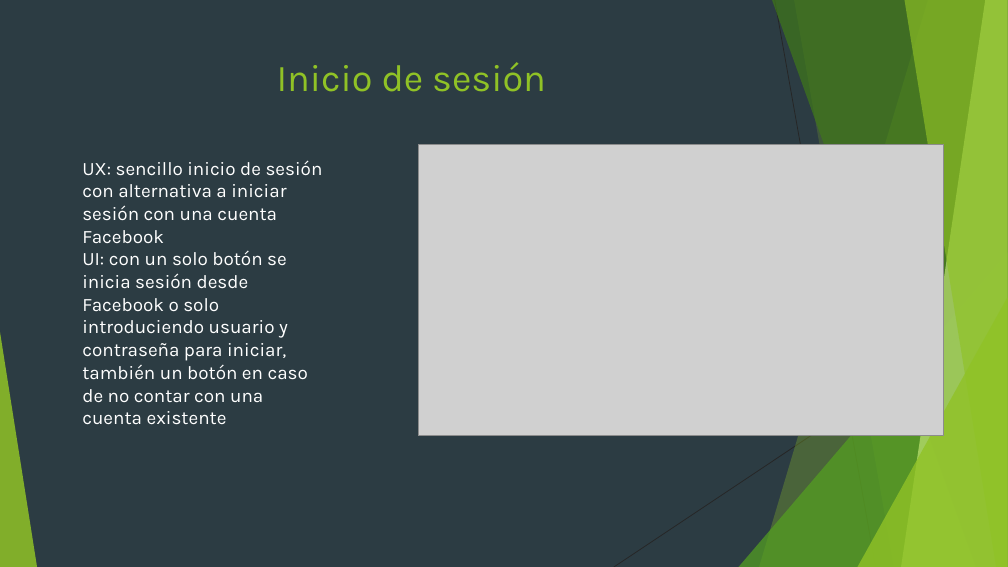
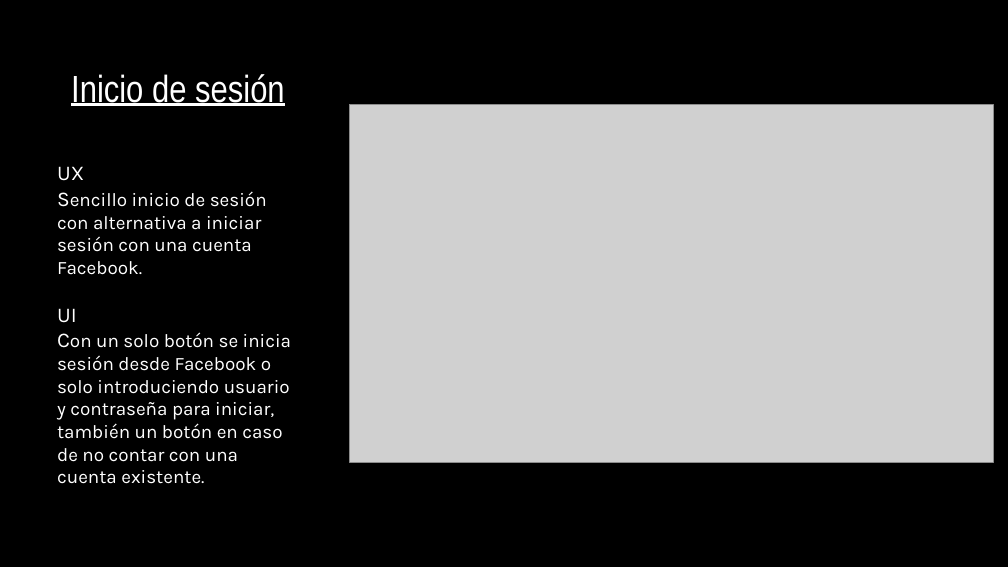
Before and after one commit to kiikedls/losjuanes, a slide deck: slide 5 of tarea/Spotify.pptx. Drawn at 1008x567 pixels with LibreOffice and Linux fonts; fonts in the diff are those of the drawing; grey boxes stand for pictures; background and template pictures are left out. Boxes give left, top, right and bottom in pixels: in the first picture for what was removed or moved away, otherwise in the second. Text is boxed around its words. In the diff, an @@ line names an element or a change of style, - is before the commit and + after.

```diff
--- a/tarea/Spotify.pptx
+++ b/tarea/Spotify.pptx
@@ background #2C3C43 to picture (left out) @@
@@ title "Inicio de sesión": place and size @@
-title "Inicio de sesión" at (277, 62, 546, 92)
+title "Inicio de sesión" at (71, 74, 285, 106)
@@ title "Inicio de sesión" at (71, 74, 285, 106): font Karla to Arial Narrow, text colour #90C226 to #FFFFFF, underline on @@
@@ picture: place and size @@
-picture at (418, 144, 944, 436)
+picture at (349, 105, 994, 462)
@@ text at (57, 166, 291, 484): text changed @@
-UX: sencillo inicio de sesión con alternativa a iniciar sesión con una cuenta Facebook
-UI: con un solo botón se inicia sesión desde Facebook o solo introduciendo usuario y contraseña para iniciar, también un botón en caso de no contar con una cuenta existente
+UX
+Sencillo inicio de sesión con alternativa a iniciar sesión con una cuenta Facebook.
+UI
+Con un solo botón se inicia sesión desde Facebook o solo introduciendo usuario y contraseña para iniciar, también un botón en caso de no contar con una cuenta existente.
@@ group removed at (0, 0, 1008, 567): 5 freeform shapes, 3 triangles, 2 lines @@
```
Also in this commit, not shown: 6 other slides changed.
